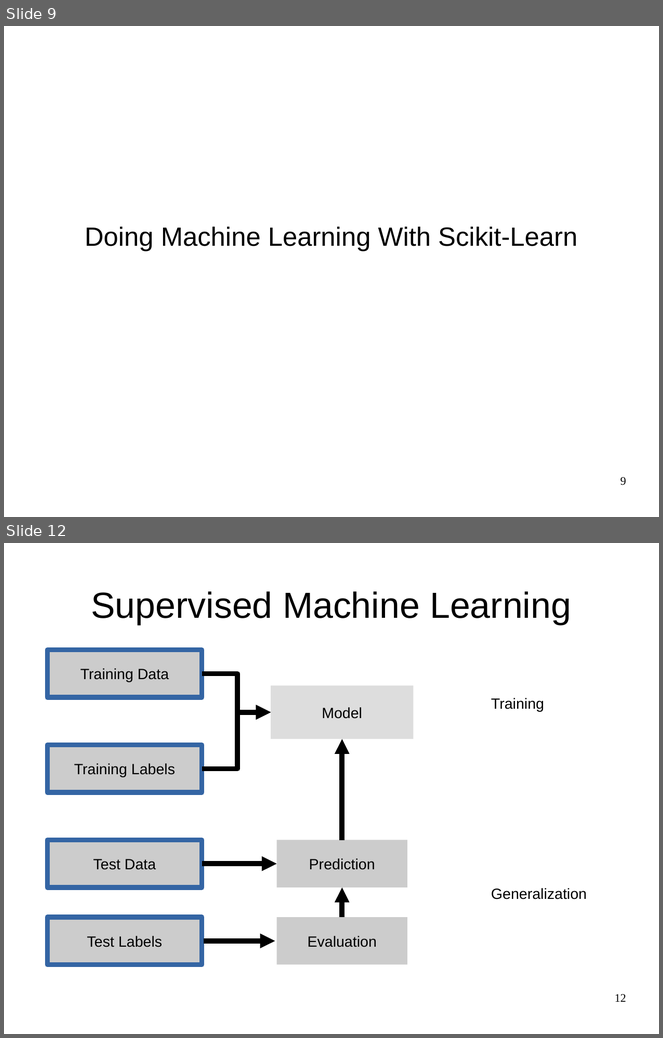
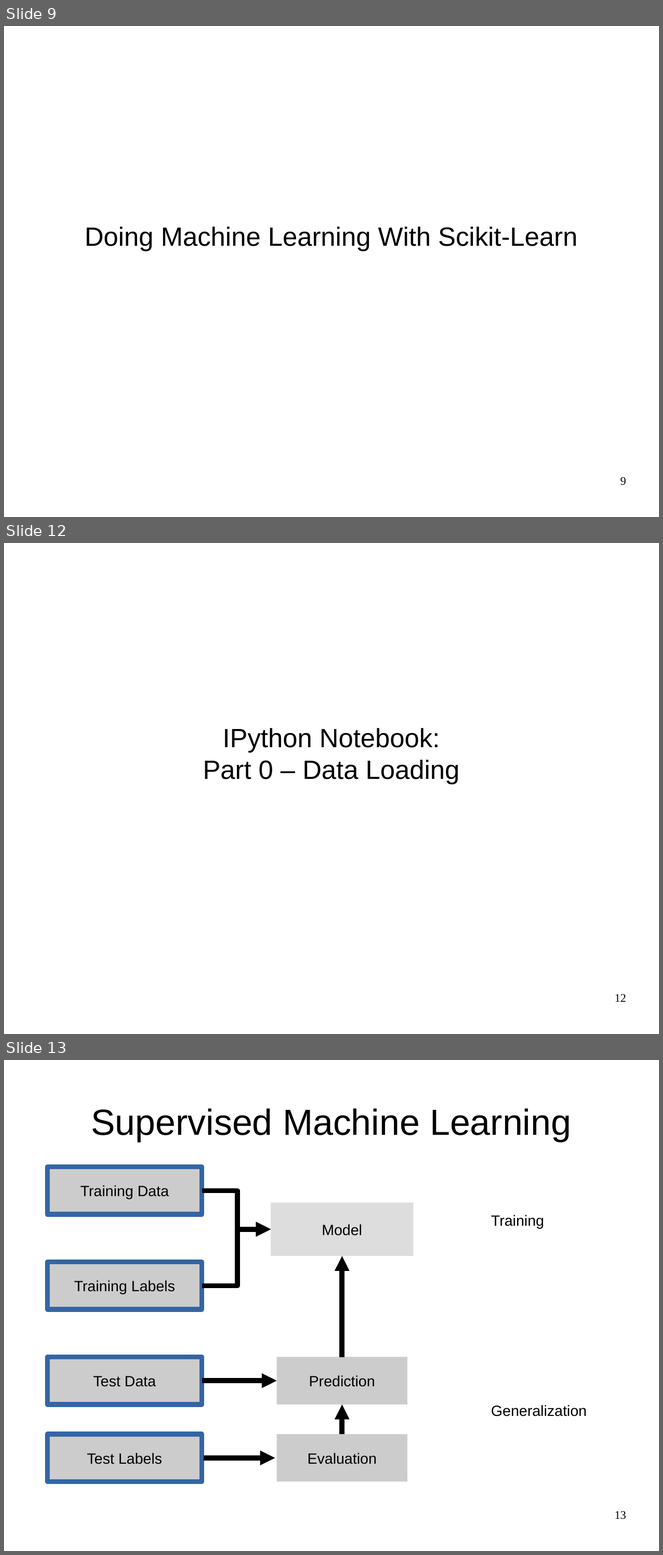
Before and after one commit to amueller/strata-nyc-2016, a slide deck: machine-learning-with-scikit-learn-strata-singapore-2015.odp. Shown one above the other, each under a label of ours: slides 9 and 12 before the commit, slides 9, 12 and 13 after it; the slides between them are not shown. The pictures are 663x1038 and 663x1555 pixels, drawn with LibreOffice and Linux fonts; fonts in the diff are those of the drawing. Boxes give left, top, right and bottom in pixels: in the first picture for what was removed or moved away, otherwise in the second. Text is boxed around its words. In the diff, an @@ line names an element or a change of style, - is before the commit and + after.

```diff
--- a/machine-learning-with-scikit-learn-strata-singapore-2015.odp
+++ b/machine-learning-with-scikit-learn-strata-singapore-2015.odp
@@ slide 12 added at (x1=4, y1=543, x2=659, y2=1034), background #FFFFFF @@
@@ subtitle added at (x1=203, y1=728, x2=460, y2=784), 32 pt, text #000000 @@
+IPython Notebook:
+Part 0 – Data Loading
@@ page number added at (x1=615, y1=994, x2=626, y2=1002), 14 pt, text #000000 @@
+12
@@ what was slide 12 is now slide 13 @@
@@ page number at (x1=615, y1=1511, x2=626, y2=1520): text changed @@
-12
+13
```
Also in this commit, not shown: 4 slides changed, 1 other slide added, 1 other file.
